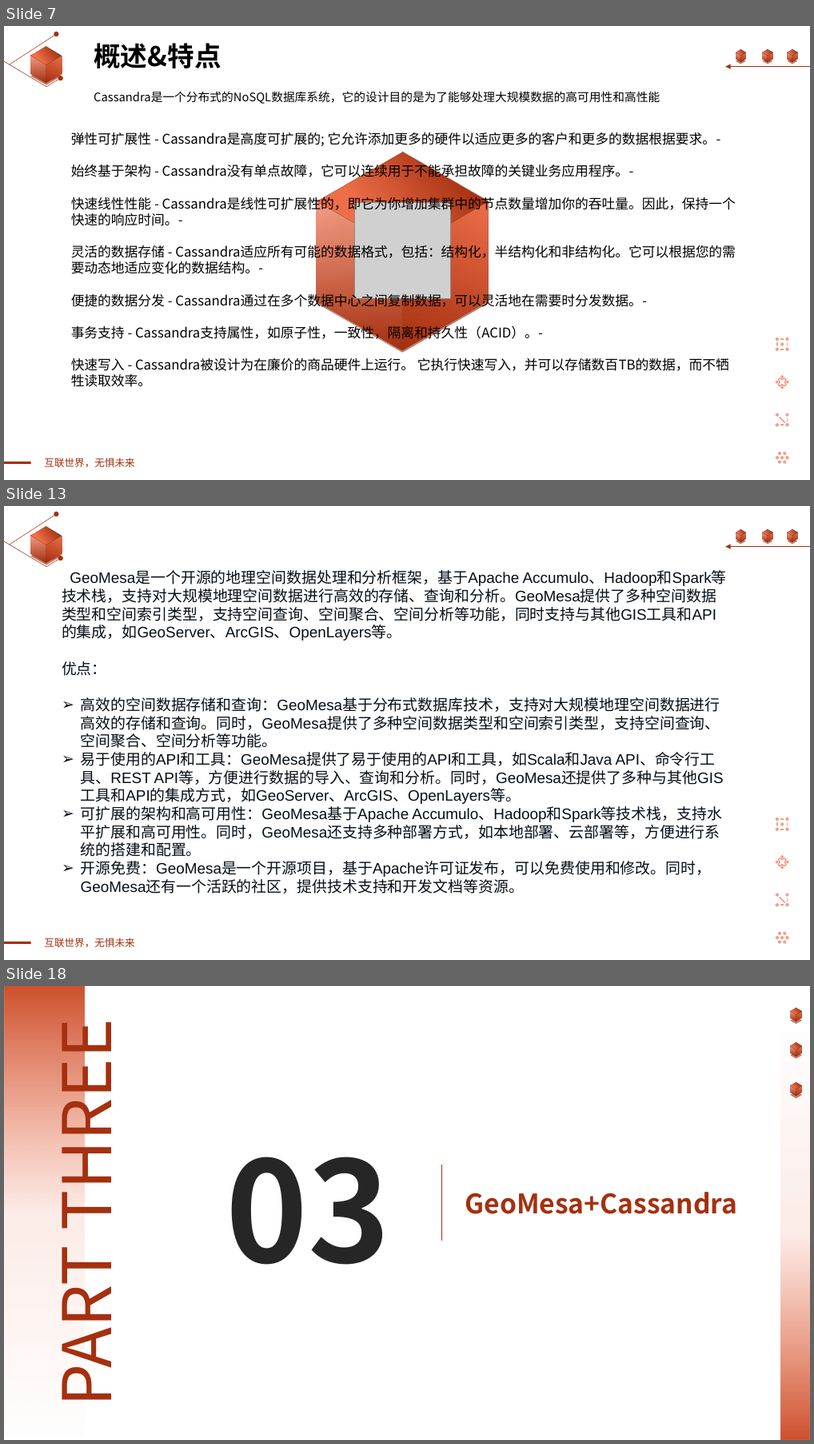
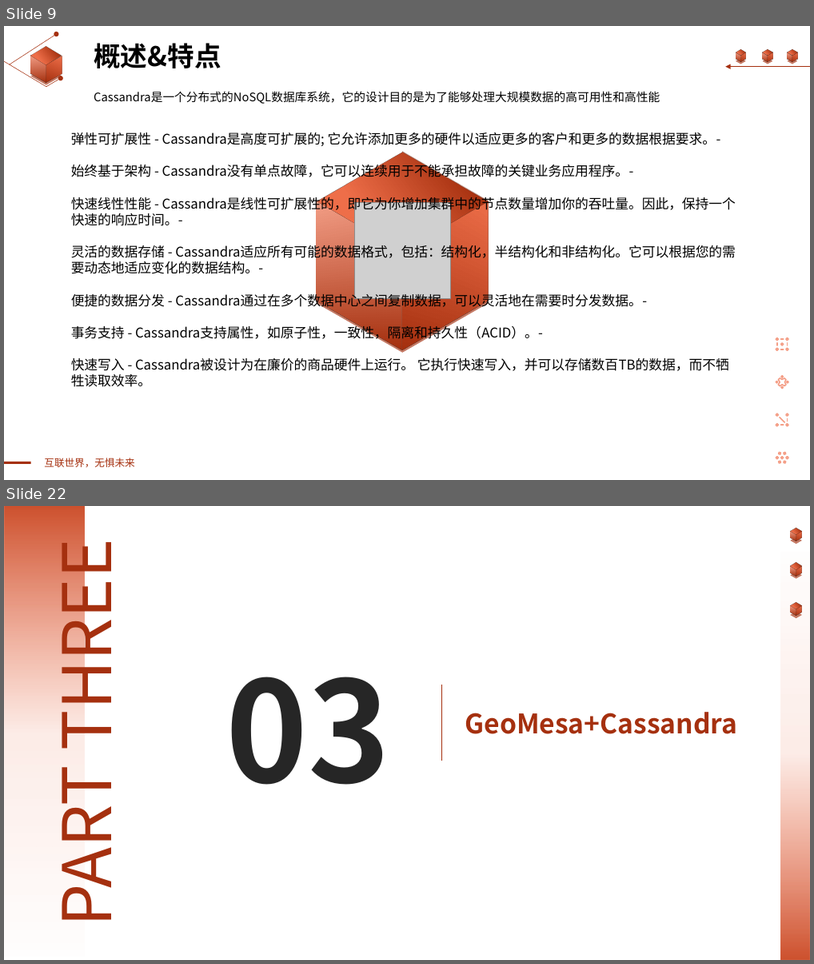
Before and after one commit to linkongluyin/linkongluyin, a slide deck: LearningPPT/1-2302250ZU6.pptx. Shown one above the other, each under a label of ours: slides 7, 13 and 18 before the commit, slides 9 and 22 after it; the slides between them are not shown. The pictures are 814x1444 and 814x964 pixels, drawn with LibreOffice and Linux fonts; fonts in the diff are those of the drawing; grey boxes stand for pictures. Boxes give left, top, right and bottom in pixels: in the first picture for what was removed or moved away, otherwise in the second. Text is boxed around its words. In the diff, an @@ line names an element or a change of style, - is before the commit and + after.

```diff
--- a/LearningPPT/1-2302250ZU6.pptx
+++ b/LearningPPT/1-2302250ZU6.pptx
@@ slide 13 removed at [4, 506, 810, 960], background #FFFFFF; not listed: 73 template elements that a slide beside it also shows @@
@@ text removed at [62, 572, 727, 893] @@
-GeoMesa是一个开源的地理空间数据处理和分析框架，基于Apache Accumulo、Hadoop和Spark等技术栈，支持对大规模地理空间数据进行高效的存储、查询和分析。GeoMesa提供了多种空间数据类型和空间索引类型，支持空间查询、空间聚合、空间分析等功能，同时支持与其他GIS工具和API的集成，如GeoServer、ArcGIS、OpenLayers等。
-优点：
-➢ 高效的空间数据存储和查询：GeoMesa基于分布式数据库技术，支持对大规模地理空间数据进行高效的存储和查询。同时，GeoMesa提供了多种空间数据类型和空间索引类型，支持空间查询、空间聚合、空间分析等功能。
-➢ 易于使用的API和工具：GeoMesa提供了易于使用的API和工具，如Scala和Java API、命令行工具、REST API等，方便进行数据的导入、查询和分析。同时，GeoMesa还提供了多种与其他GIS工具和API的集成方式，如GeoServer、ArcGIS、OpenLayers等。
-➢ 可扩展的架构和高可用性：GeoMesa基于Apache Accumulo、Hadoop和Spark等技术栈，支持水平扩展和高可用性。同时，GeoMesa还支持多种部署方式，如本地部署、云部署等，方便进行系统的搭建和配置。
-➢ 开源免费：GeoMesa是一个开源项目，基于Apache许可证发布，可以免费使用和修改。同时，GeoMesa还有一个活跃的社区，提供技术支持和开发文档等资源。
@@ what was slide 7 is now slide 9 @@
@@ what was slide 18 is now slide 22 @@
```
Also in this commit, not shown: 2 slides changed, 14 slides added, 15 other slides removed, 23 other files.
